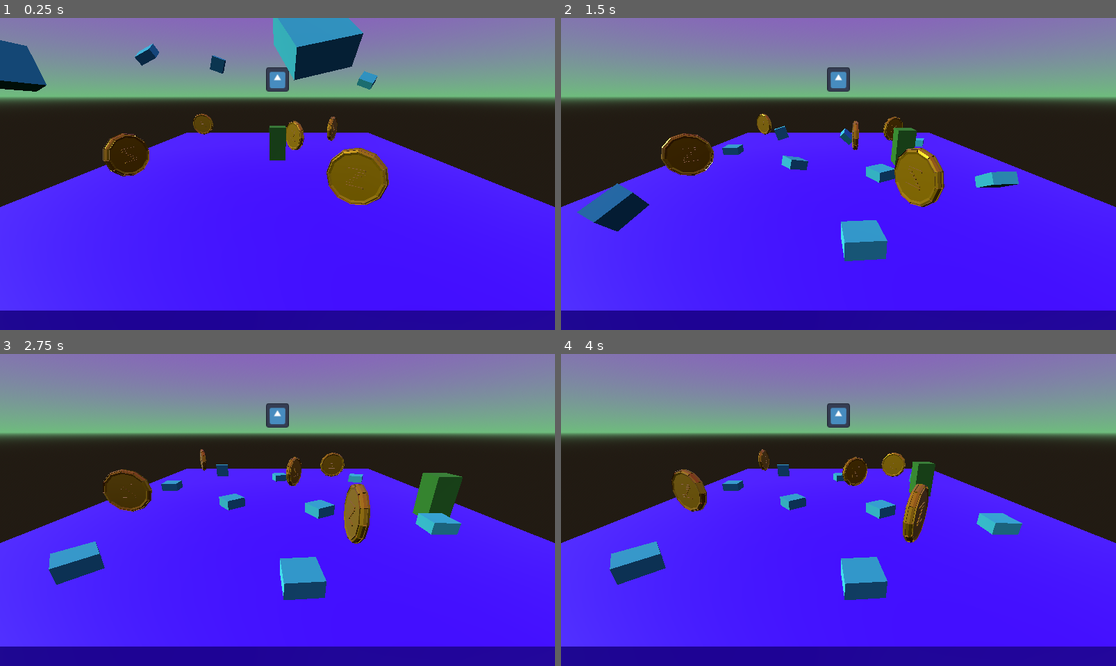
Above: before the commit, frames 1-4 (two rows, left to right).
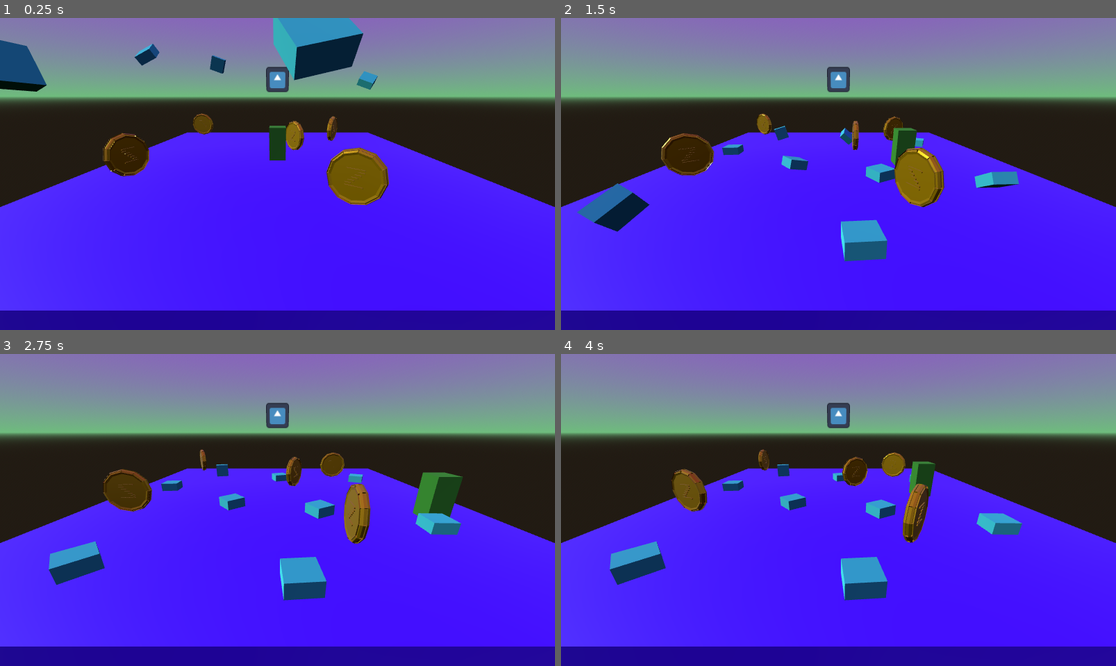
Above: after the commit, the same moments.

Repository: IsaiahMurray/3D-Platformer-Tutorial
Game: Godot game, scene res://scenes/level_1.tscn
The game is run twice, just before and just after one commit, with the same random seed, the same clock (stepped at 60 frames per second) and the same inputs. The engine's default icon, where the game draws it, is replaced by a stand-in: a white triangle on a blue panel in a dark square.
Inputs:
- Up to frame 1 (0.25 s): no input
- Up to frame 2 (1.5 s): tap Enter (ui_accept) at 0.5, 0.77 s; hold Right (ui_right) 0.53-1.28 s; hold Down (ui_down) from 1.28 s (still down)
- Up to frame 3 (2.75 s): tap Enter (ui_accept) at 1.52 s; release Down (ui_down) at 2.03 s; hold Right (ui_right) from 2.03 s (still down)
- Up to frame 4 (4 s): release Right (ui_right) at 2.78 s; hold Up (ui_up) 2.78-3.53 s; tap Enter (ui_accept) at 3.02, 3.77 s; hold Left (ui_left) from 3.53 s (still down)

The runs differ from the first frame. In frame 1, 0.7% of the frame differs, in the area x 0-100%, y 0-61%; in frame 2, 0.8%, in the area x 0-100%, y 15-79%; in frame 3, 0.8%; in frame 4, 0.8%.

Commit message:
Adjusted rendering

Diff:
--- a/3d-platformer-tutorial/project.godot
+++ b/3d-platformer-tutorial/project.godot
@@ -14,3 +14,8 @@
 run/main_scene="res://scenes/level_1.tscn"
 config/features=PackedStringArray("4.3", "Forward Plus")
 config/icon="res://icon.svg"
+
+[rendering]
+
+anti_aliasing/quality/msaa_2d=1
+anti_aliasing/quality/msaa_3d=1
